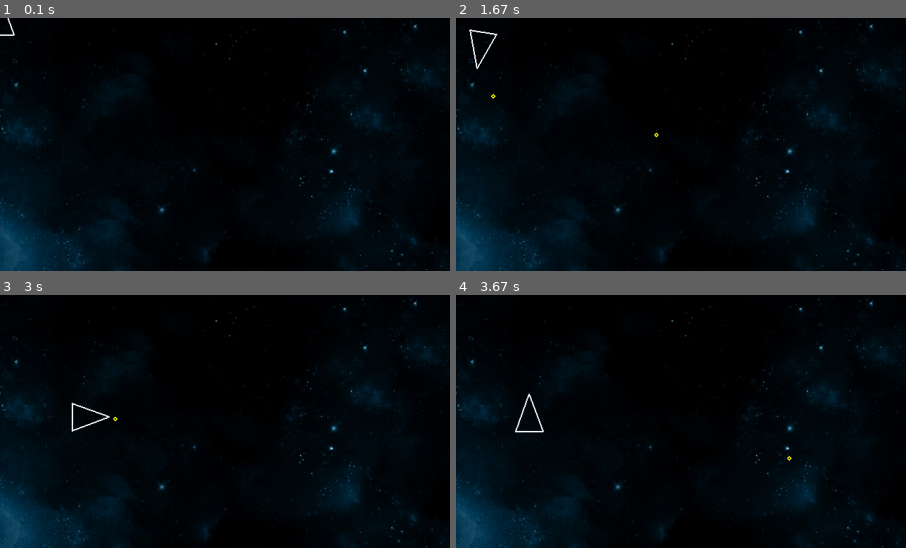
Above: before the commit, frames 1-4 (two rows, left to right).
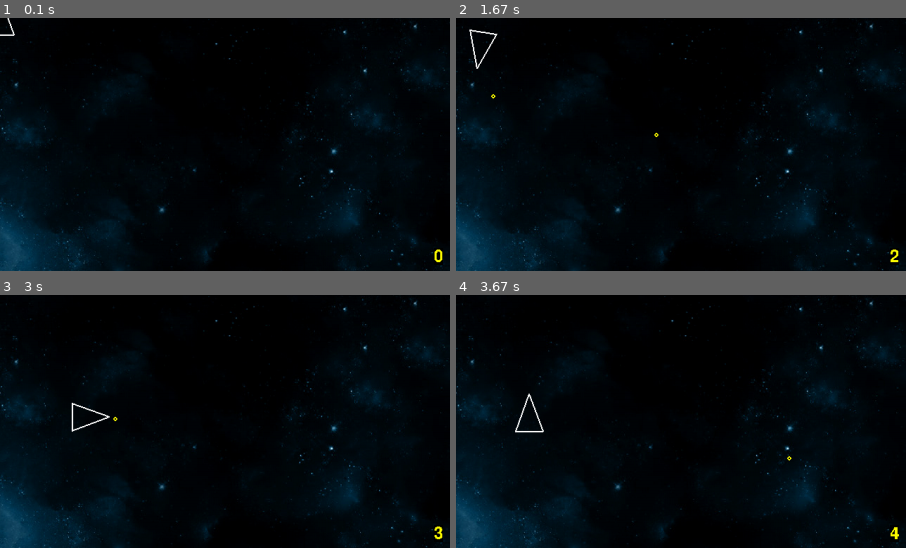
Above: after the commit, the same moments.

Repository: paulhunter/pygame-asteroids
Game: pygame game, started from main.py
Two runs of this game, one before a commit and one after it. Both use one fixed random seed, a clock stepped at 60 frames per second and the inputs below.
Inputs:
- Up to frame 1 (0.1 s): no input
- Up to frame 2 (1.67 s): tap Space at 0.33, 0.73, 1.03, 1.23, 1.57 s; hold Right 0.67-1.13 s; hold Up 1.17-1.47 s; hold Right from 1.5 s (still down)
- Up to frame 3 (3 s): tap Space at 1.87, 2.07, 2.37, 2.63, 2.97 s; release Right at 1.97 s; hold Left 2-2.53 s; hold Down 2.57-2.87 s; hold Left from 2.9 s (still down)
- Up to frame 4 (3.67 s): tap Space at 3.27, 3.4 s; release Left at 3.3 s; hold Up from 3.33 s (still down)
The pictures show only the part of the screen within x 50-100%, y 50-100%; the shares and areas given below are measured in that part.

The runs differ from the first frame. In frame 1, less than 0.1% of the frame differs, in the area x 96-99%, y 91-97%; in frame 2, less than 0.1%; in frame 3, less than 0.1%; in frame 4, less than 0.1%.

Commit message:
print current asteroid count to screen

Diff:
--- a/main.py
+++ b/main.py
@@ -123,6 +123,9 @@
         score_text = font.render(f"{player.score}", False, "yellow", "black")
         screen.blit(score_text, (10,10))
 
+        asteroid_count_text = font.render(f"{len(asteroids)}", False, "yellow", "black")
+        screen.blit(asteroid_count_text, (SCREEN_WIDTH - 10 - asteroid_count_text.get_width(), SCREEN_HEIGHT - 10 - asteroid_count_text.get_height()))
+
         pygame.display.flip()
 
         # Stall til end of frame, and capture the delta-time in seconds
